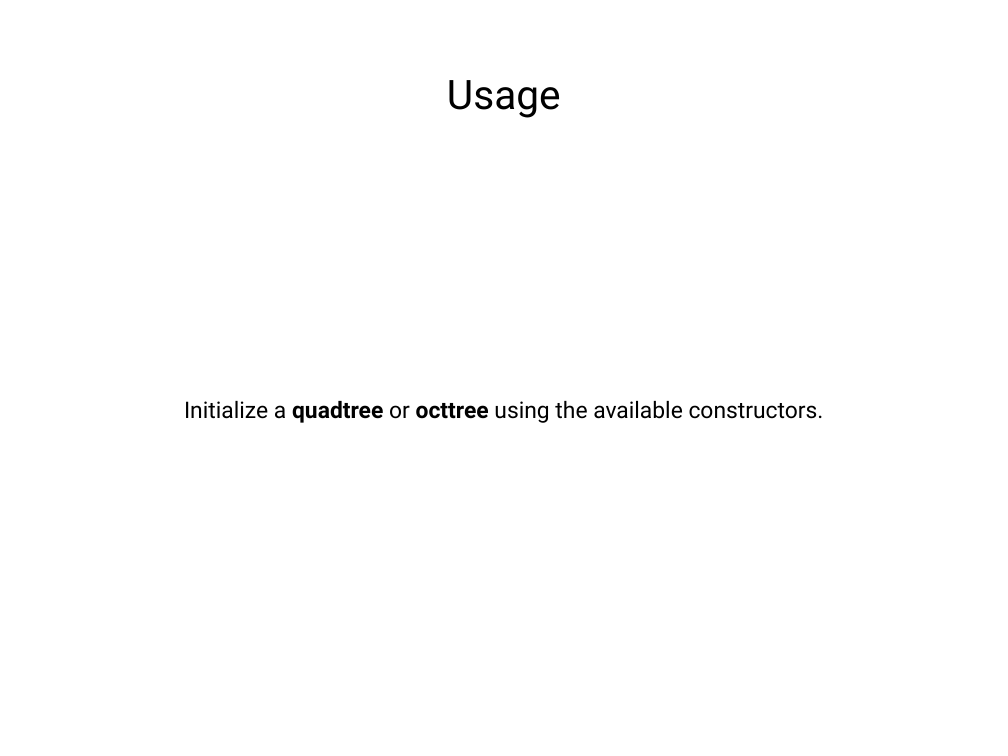
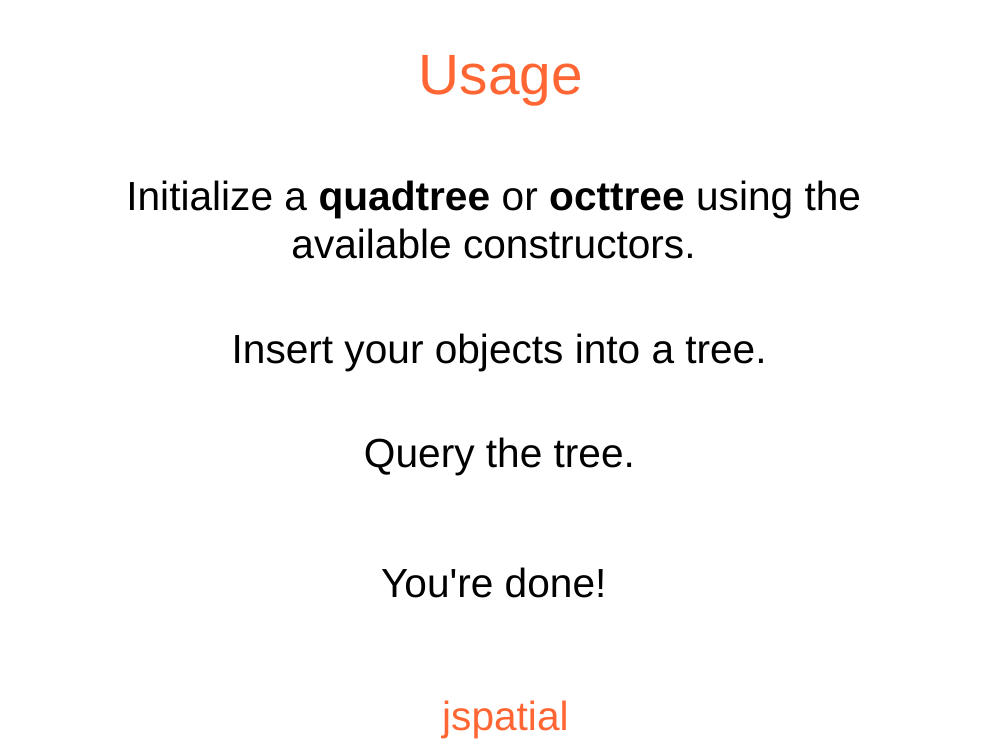
Before and after one commit to JogAmp/jogamp.org, a slide deck: slide 19 of doc/siggraph2013/bof/mark/jspatial.odp (slide 22 before the commit). Drawn at 1008x756 pixels with LibreOffice and Linux fonts; fonts in the diff are those of the drawing; background and template pictures are left out. Boxes give left, top, right and bottom in pixels: in the first picture for what was removed or moved away, otherwise in the second. Text is boxed around its words. In the diff, an @@ line names an element or a change of style, - is before the commit and + after.

```diff
--- a/doc/siggraph2013/bof/mark/jspatial.odp
+++ b/doc/siggraph2013/bof/mark/jspatial.odp
@@ title "Usage": place and size @@
-title "Usage" at [447, 80, 561, 118]
+title "Usage" at [419, 55, 583, 105]
@@ title "Usage" at [419, 55, 583, 105]: size 32 to 44.7 pt, font Roboto to Arial, text colour #000000 to #FF6633 @@
@@ subtitle "Initialize a quadtree or octtree ...": place and size @@
-subtitle "Initialize a quadtree or octtree ..." at [184, 401, 824, 423]
+subtitle "Initialize a quadtree or octtree ..." at [126, 180, 861, 259]
@@ subtitle "Initialize a quadtree or octtree ..." at [126, 180, 861, 259]: size 18 to 32 pt, font Roboto to Arial @@
@@ text added at [232, 333, 766, 371], 32 pt, text #000000 @@
+Insert your objects into a tree.
@@ text added at [364, 437, 635, 475], 32 pt, text #000000 @@
+Query the tree.
@@ text added at [381, 567, 607, 598], 32 pt, text #000000 @@
+You're done!
@@ title added at [442, 700, 568, 737], 32 pt, text #FF6633 @@
+jspatial
```
Also in this commit, not shown: 18 other slides changed, 1 slide added, 19 slides removed, 1 other file.
